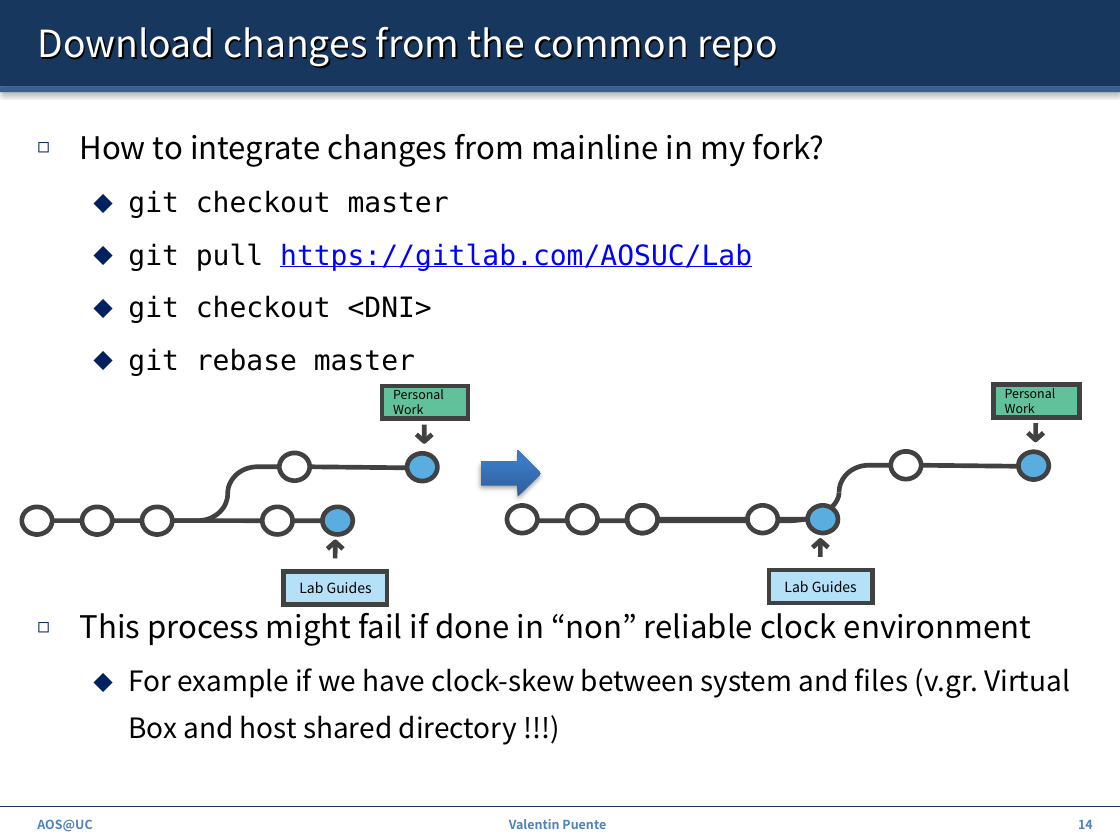
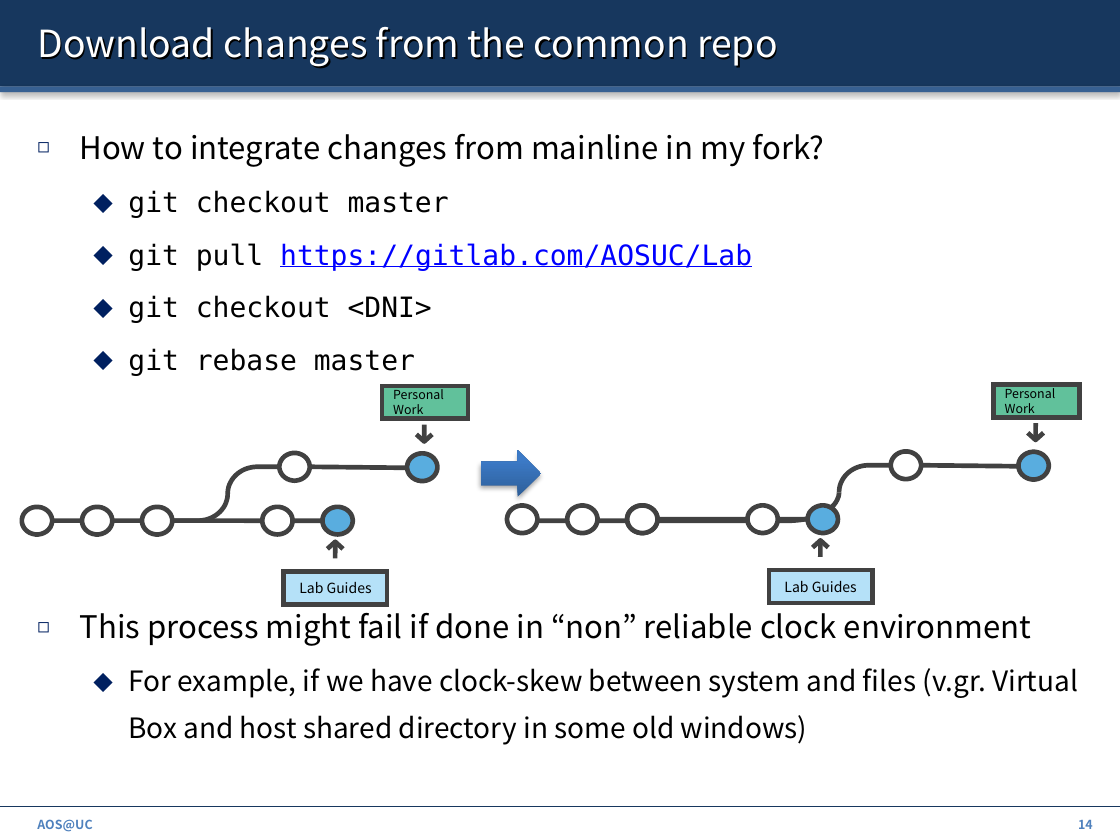
Before and after one commit to ZdravkoDimitrovArnaudov/AOS-XV6-RISCV, a slide deck: slide 14 of Info/00_Intro.pptx. Drawn at 1120x840 pixels with LibreOffice and Linux fonts; fonts in the diff are those of the drawing. Boxes give left, top, right and bottom in pixels: in the first picture for what was removed or moved away, otherwise in the second. Text is boxed around its words. In the diff, an @@ line names an element or a change of style, - is before the commit and + after.

```diff
--- a/Info/00_Intro.pptx
+++ b/Info/00_Intro.pptx
@@ text at <box>128,668,1078,745</box>: text changed @@
-  ⬥ For example if we have clock-skew between system and files (v.gr. Virtual Box and host shared directory !!!)
+  ⬥ For example, if we have clock-skew between system and files (v.gr. Virtual Box and host shared directory in some old windows)
@@ text removed at <box>509,819,606,829</box> @@
-Valentin Puente
```
Also in this commit, not shown: 17 other slides changed, 2 slides added.
